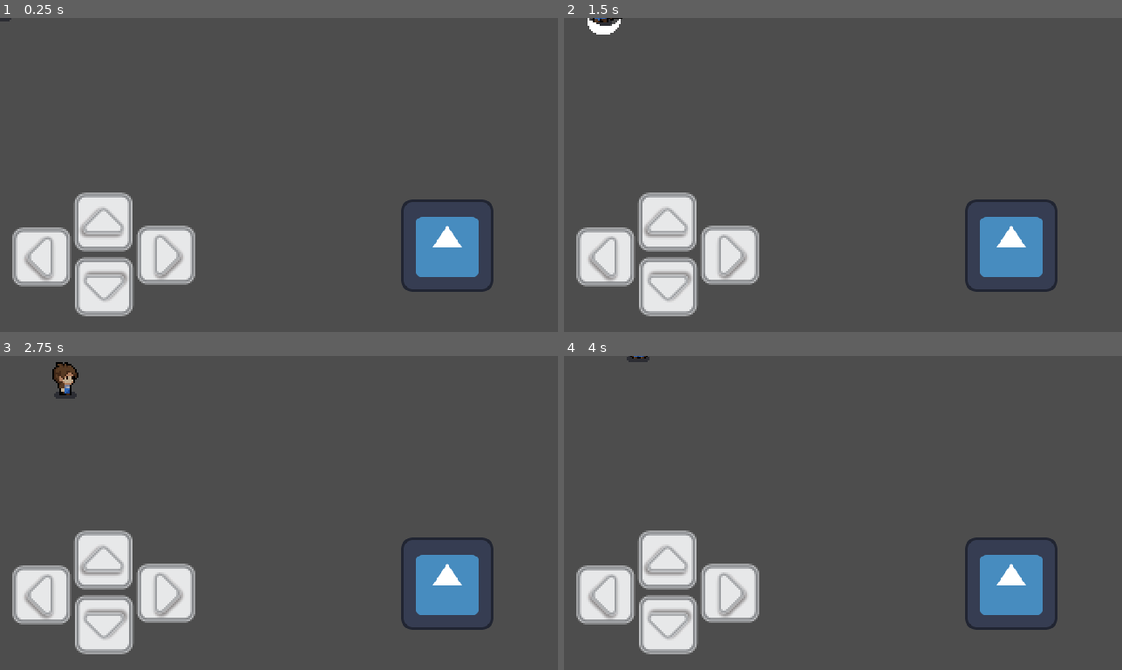
Above: before the commit, frames 1-4 (two rows, left to right).
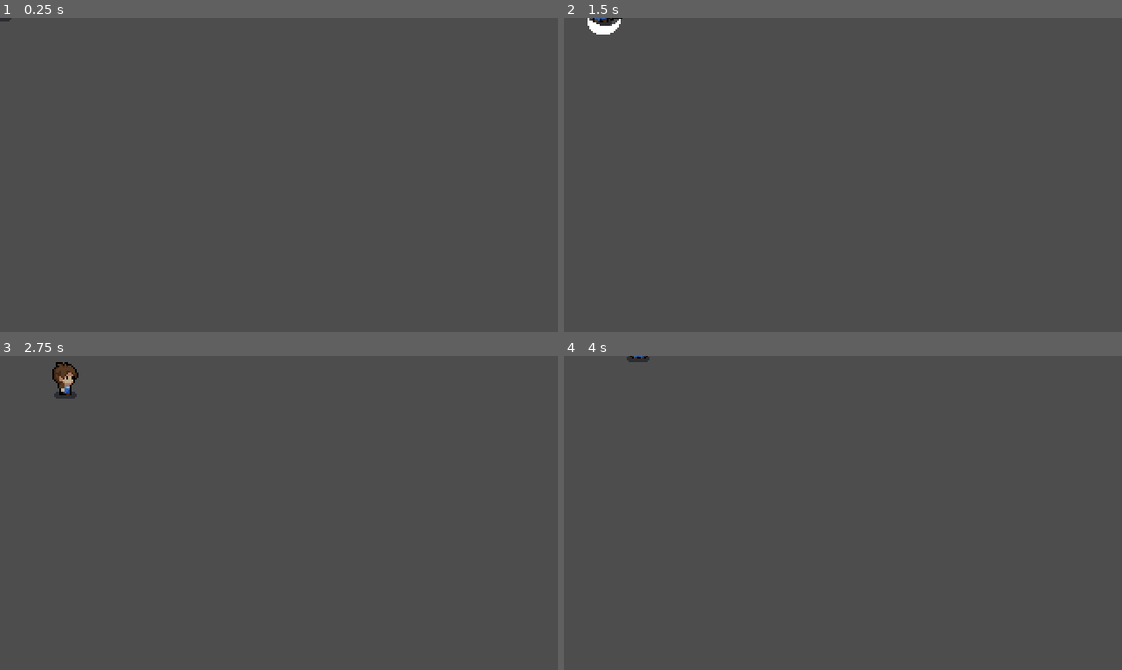
Above: after the commit, the same moments.

Repository: matheus-kiyoshi/top-down-2d-game
Game: Godot game, scene res://character/scenes/character.tscn
The game is run twice, just before and just after one commit, with the same random seed, the same clock (stepped at 60 frames per second) and the same inputs. The engine's default icon, where the game draws it, is replaced by a stand-in: a white triangle on a blue panel in a dark square.
Inputs:
- Up to frame 1 (0.25 s): no input
- Up to frame 2 (1.5 s): tap Enter at 0.5 s; hold D (move_right) 0.53-1.28 s; tap Q (attack_button) at 0.6, 1.35 s; tap Space at 1.25 s; hold S (move_down) from 1.28 s (still down)
- Up to frame 3 (2.75 s): release S (move_down) at 2.03 s; hold D (move_right) from 2.03 s (still down); tap Q (attack_button) at 2.1 s
- Up to frame 4 (4 s): release D (move_right) at 2.78 s; hold W (move_up) 2.78-3.53 s; tap Q (attack_button) at 2.85, 3.6 s; hold A (move_left) from 3.53 s (still down)

The runs differ from the first frame. In frame 1, 10% of the frame differs, in the area x 2-89%, y 55-95%; in frame 2, 10%; in frame 3, 10%; in frame 4, 10%.

Commit message:
attack hitbox and damage to enemy added

Diff:
--- a/character/scenes/character.tscn
+++ b/character/scenes/character.tscn
@@ -2,7 +2,6 @@
 
 [ext_resource type="Script" path="res://character/scripts/character.gd" id="1_ifnoj"]
 [ext_resource type="Texture2D" uid="uid://k11qohqg4gig" path="res://character/sprites/characters/player.png" id="2_mwwuu"]
-[ext_resource type="PackedScene" uid="uid://bsdte1kqxw7ma" path="res://controls/controls.tscn" id="3_ygwrm"]
 
 [sub_resource type="RectangleShape2D" id="RectangleShape2D_uheqd"]
 size = Vector2(12, 5)
@@ -44,6 +43,42 @@
 "transitions": PackedFloat32Array(1),
 "update": 1,
 "values": [false]
+}
+tracks/3/type = "value"
+tracks/3/imported = false
+tracks/3/enabled = true
+tracks/3/path = NodePath("AttackArea/AttackArea:shape:size")
+tracks/3/interp = 1
+tracks/3/loop_wrap = true
+tracks/3/keys = {
+"times": PackedFloat32Array(0),
+"transitions": PackedFloat32Array(1),
+"update": 0,
+"values": [Vector2(20, 10)]
+}
+tracks/4/type = "value"
+tracks/4/imported = false
+tracks/4/enabled = true
+tracks/4/path = NodePath("AttackArea/AttackArea:position")
+tracks/4/interp = 1
+tracks/4/loop_wrap = true
+tracks/4/keys = {
+"times": PackedFloat32Array(0),
+"transitions": PackedFloat32Array(1),
+"update": 0,
+"values": [Vector2(0, 7)]
+}
+tracks/5/type = "value"
+tracks/5/imported = false
+tracks/5/enabled = true
+tracks/5/path = NodePath("AttackArea/AttackArea:disabled")
+tracks/5/interp = 1
+tracks/5/loop_wrap = true
+tracks/5/keys = {
+"times": PackedFloat32Array(0),
+"transitions": PackedFloat32Array(1),
+"update": 1,
+"values": [true]
 }
 
 [sub_resource type="Animation" id="Animation_3kebg"]
@@ -85,6 +120,42 @@
 "update": 1,
 "values": [false]
 }
+tracks/3/type = "value"
+tracks/3/imported = false
+tracks/3/enabled = true
+tracks/3/path = NodePath("AttackArea/AttackArea:shape:size")
+tracks/3/interp = 1
+tracks/3/loop_wrap = true
+tracks/3/keys = {
+"times": PackedFloat32Array(0),
+"transitions": PackedFloat32Array(1),
+"update": 0,
+"values": [Vector2(20, 10)]
+}
+tracks/4/type = "value"
+tracks/4/imported = false
+tracks/4/enabled = true
+tracks/4/path = NodePath("AttackArea/AttackArea:position")
+tracks/4/interp = 1
+tracks/4/loop_wrap = true
+tracks/4/keys = {
+"times": PackedFloat32Array(0),
+"transitions": PackedFloat32Array(1),
+"update": 0,
+"values": [Vector2(0, 7)]
+}
+tracks/5/type = "value"
+tracks/5/imported = false
+tracks/5/enabled = true
+tracks/5/path = NodePath("AttackArea/AttackArea:disabled")
+tracks/5/interp = 1
+tracks/5/loop_wrap = true
+tracks/5/keys = {
+"times": PackedFloat32Array(0, 0.1, 0.3),
+"transitions": PackedFloat32Array(1, 1, 1),
+"update": 1,
+"values": [true, false, true]
+}
 
 [sub_resource type="Animation" id="Animation_7c2hi"]
 resource_name = "attack_left"
@@ -125,6 +196,42 @@
 "update": 1,
 "values": [true]
 }
+tracks/3/type = "value"
+tracks/3/imported = false
+tracks/3/enabled = true
+tracks/3/path = NodePath("AttackArea/AttackArea:shape:size")
+tracks/3/interp = 1
+tracks/3/loop_wrap = true
+tracks/3/keys = {
+"times": PackedFloat32Array(0),
+"transitions": PackedFloat32Array(1),
+"update": 0,
+"values": [Vector2(15, 20)]
+}
+tracks/4/type = "value"
+tracks/4/imported = false
+tracks/4/enabled = true
+tracks/4/path = NodePath("AttackArea/AttackArea:disabled")
+tracks/4/interp = 1
+tracks/4/loop_wrap = true
+tracks/4/keys = {
+"times": PackedFloat32Array(0, 0.1, 0.3),
+"transitions": PackedFloat32Array(1, 1, 1),
+"update": 1,
+"values": [true, false, true]
+}
+tracks/5/type = "value"
+tracks/5/imported = false
+tracks/5/enabled = true
+tracks/5/path = NodePath("AttackArea/AttackArea:position")
+tracks/5/interp = 1
+tracks/5/loop_wrap = true
+tracks/5/keys = {
+"times": PackedFloat32Array(0),
+"transitions": PackedFloat32Array(1),
+"update": 0,
+"values": [Vector2(-12, -2)]
+}
 
 [sub_resource type="Animation" id="Animation_hlnxr"]
 resource_name = "attack_right"
@@ -165,6 +272,42 @@
 "update": 1,
 "values": [false]
 }
+tracks/3/type = "value"
+tracks/3/imported = false
+tracks/3/enabled = true
+tracks/3/path = NodePath("AttackArea/AttackArea:position")
+tracks/3/interp = 1
+tracks/3/loop_wrap = true
+tracks/3/keys = {
+"times": PackedFloat32Array(0),
+"transitions": PackedFloat32Array(1),
+"update": 0,
+"values": [Vector2(12, -2)]
+}
+tracks/4/type = "value"
+tracks/4/imported = false
+tracks/4/enabled = true
+tracks/4/path = NodePath("AttackArea/AttackArea:shape:size")
+tracks/4/interp = 1
+tracks/4/loop_wrap = true
+tracks/4/keys = {
+"times": PackedFloat32Array(0),
+"transitions": PackedFloat32Array(1),
+"update": 0,
+"values": [Vector2(15, 20)]
+}
+tracks/5/type = "value"
+tracks/5/imported = false
+tracks/5/enabled = true
+tracks/5/path = NodePath("AttackArea/AttackArea:disabled")
+tracks/5/interp = 1
+tracks/5/loop_wrap = true
+tracks/5/keys = {
+"times": PackedFloat32Array(0, 0.1, 0.3),
+"transitions": PackedFloat32Array(1, 1, 1),
+"update": 1,
+"values": [true, false, true]
+}
 
 [sub_resource type="Animation" id="Animation_8d2e4"]
 resource_name = "attack_up"
@@ -204,6 +347,42 @@
 "transitions": PackedFloat32Array(1),
 "update": 1,
 "values": [false]
+}
+tracks/3/type = "value"
+tracks/3/imported = false
+tracks/3/enabled = true
+tracks/3/path = NodePath("AttackArea/AttackArea:disabled")
+tracks/3/interp = 1
+tracks/3/loop_wrap = true
+tracks/3/keys = {
+"times": PackedFloat32Array(0, 0.1, 0.3),
+"transitions": PackedFloat32Array(1, 1, 1),
+"update": 1,
+"values": [true, false, true]
+}
+tracks/4/type = "value"
+tracks/4/imported = false
+tracks/4/enabled = true
+tracks/4/path = NodePath("AttackArea/AttackArea:position")
+tracks/4/interp = 1
+tracks/4/loop_wrap = true
+tracks/4/keys = {
+"times": PackedFloat32Array(0.4),
+"transitions": PackedFloat32Array(1),
+"update": 0,
+"values": [Vector2(0, -10)]
+}
+tracks/5/type = "value"
+tracks/5/imported = false
+tracks/5/enabled = true
+tracks/5/path = NodePath("AttackArea/AttackArea:shape:size")
+tracks/5/interp = 1
+tracks/5/loop_wrap = true
+tracks/5/keys = {
+"times": PackedFloat32Array(0.4),
+"transitions": PackedFloat32Array(1),
+"update": 0,
+"values": [Vector2(20, 13)]
 }
 
 [sub_resource type="Animation" id="Animation_jiuh5"]
@@ -569,9 +748,9 @@
 blend_point_1/node = SubResource("AnimationNodeAnimation_50iuf")
 blend_point_1/pos = Vector2(-1, 0)
 blend_point_2/node = SubResource("AnimationNodeAnimation_lve53")
-blend_point_2/pos = Vector2(0, 0.9)
+blend_point_2/pos = Vector2(0, 1)
 blend_point_3/node = SubResource("AnimationNodeAnimation_ha1yb")
-blend_point_3/pos = Vector2(0, -0.9)
+blend_point_3/pos = Vector2(0, -1)
 blend_mode = 1
 
 [sub_resource type="AnimationNodeAnimation" id="AnimationNodeAnimation_dqd2d"]
@@ -591,11 +770,11 @@
 
 [sub_resource type="AnimationNodeBlendSpace2D" id="AnimationNodeBlendSpace2D_650r5"]
 blend_point_0/node = SubResource("AnimationNodeAnimation_dqd2d")
-blend_point_0/pos = Vector2(0, -0.9)
+blend_point_0/pos = Vector2(0, -1)
 blend_point_1/node = SubResource("AnimationNodeAnimation_nvxq8")
 blend_point_1/pos = Vector2(1, 0)
 blend_point_2/node = SubResource("AnimationNodeAnimation_k0fb4")
-blend_point_2/pos = Vector2(0, 0.9)
+blend_point_2/pos = Vector2(0, 1)
 blend_point_3/node = SubResource("AnimationNodeAnimation_jva7k")
 blend_point_3/pos = Vector2(-1, 0)
 blend_point_4/node = SubResource("AnimationNodeAnimation_eseqf")
@@ -635,10 +814,13 @@
 states/walk/position = Vector2(364.906, 100.461)
 graph_offset = Vector2(38.4612, 0)
 
+[sub_resource type="RectangleShape2D" id="RectangleShape2D_gqwh0"]
+size = Vector2(20, 10)
+
 [node name="Character" type="CharacterBody2D" node_paths=PackedStringArray("_attack_timer", "_animation_tree")]
 platform_wall_layers = 8192
 script = ExtResource("1_ifnoj")
-_attack_timer = NodePath("attackTimer")
+_attack_timer = NodePath("AttackTimer")
 _animation_tree = NodePath("AnimationTree")
 
 [node name="Texture" type="Sprite2D" parent="."]
@@ -647,7 +829,7 @@
 hframes = 6
 vframes = 10
 
-[node name="CollisionShape2D" type="CollisionShape2D" parent="."]
+[node name="Collision" type="CollisionShape2D" parent="."]
 show_behind_parent = true
 position = Vector2(0, -0.5)
 shape = SubResource("RectangleShape2D_uheqd")
@@ -656,19 +838,24 @@
 libraries = {
 "": SubResource("AnimationLibrary_28poy")
 }
-
-[node name="Controls" parent="." instance=ExtResource("3_ygwrm")]
 
 [node name="AnimationTree" type="AnimationTree" parent="."]
 tree_root = SubResource("AnimationNodeStateMachine_pu1w8")
 anim_player = NodePath("../Animation")
 active = true
-parameters/attack/blend_position = Vector2(-0.00413692, -0.0188457)
-parameters/idle/blend_position = Vector2(0, 0)
+parameters/attack/blend_position = Vector2(-0.00410396, -0.00436676)
+parameters/idle/blend_position = Vector2(-0.00410396, 0.0131004)
 parameters/walk/blend_position = Vector2(0, 0)
 
-[node name="attackTimer" type="Timer" parent="."]
+[node name="AttackTimer" type="Timer" parent="."]
 wait_time = 0.4
 one_shot = true
 
-[connection signal="timeout" from="attackTimer" to="." method="_on_attack_timer_timeout"]
+[node name="AttackArea" type="Area2D" parent="."]
+
+[node name="AttackArea" type="CollisionShape2D" parent="AttackArea"]
+position = Vector2(0, 7)
+shape = SubResource("RectangleShape2D_gqwh0")
+disabled = true
+
+[connection signal="timeout" from="AttackTimer" to="." method="_on_attack_timer_timeout"]
--- a/character/scripts/character.gd
+++ b/character/scripts/character.gd
@@ -14,6 +14,7 @@
 @export var _animation_tree: AnimationTree = null
 
 func _ready() -> void:
+	_animation_tree.active = true
 	_state_machine = _animation_tree["parameters/playback"]
 
 func _physics_process(_delta: float) -> void:
@@ -64,3 +65,7 @@
 func _on_attack_timer_timeout() -> void:
 	set_physics_process(true)
 	_is_attacking = false
+
+
+func _on_attack_area_body_entered(body):
+	pass # Replace with function body.
--- a/project.godot
+++ b/project.godot
@@ -55,4 +55,3 @@
 [rendering]
 
 textures/canvas_textures/default_texture_filter=0
-renderer/rendering_method="mobile"
